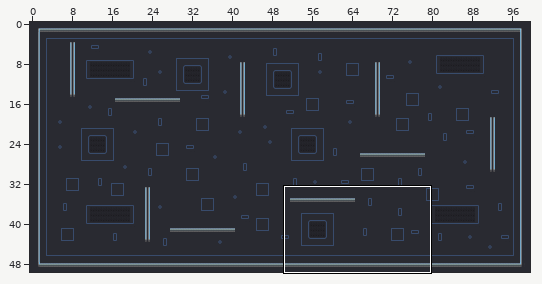
Tiled map -- Alphas/Alphas/assets/map/map.tmx. Above, an overview of the earlier version with the close-up marked.
Close-up. The starting point:
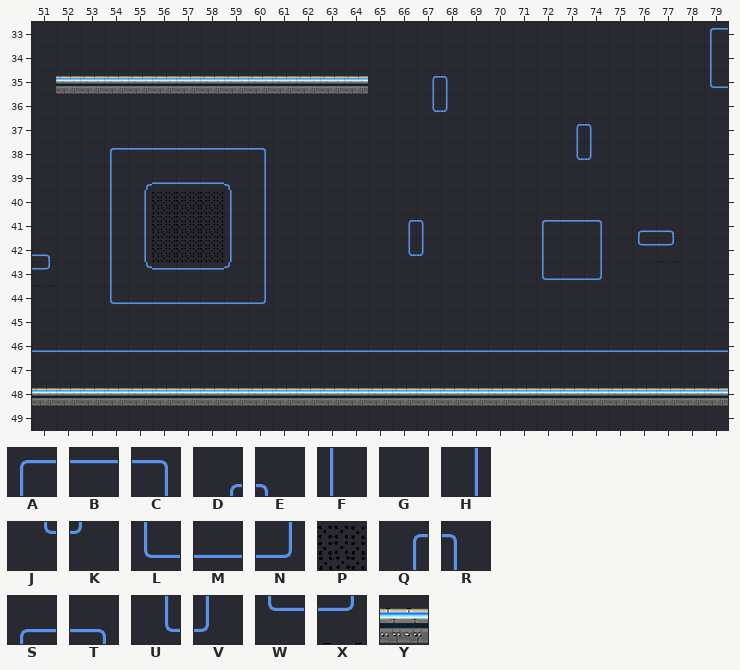
Cells are 64x64 px. Shown: x 51..79, y 33..49. The commit also changed other parts of the map, which this record leaves out. The old version is drawn lined up with the new one.
Key: from "floor_SpriteSheet": A 0, B 1, C 2, D 3, E 4, F 8, G 9, H 10, J 11, K 12, L 16, M 17, N 18, P 20, Q 24, R 25, S 26, T 27, U 32, V 33, W 34, X 35, Y 41.
_ is an empty cell.
Layer "Capa de Patrones 1" before, first column x 51:
33 GGGGGGGGGGGGGGGGGGGGGGGGGGGGA
34 GGGGGGGGGGGGGGGGGGGGGGGGGGGGF
35 GYYYYYYYYYYYYYGGQRGGGGGGGGGGL
36 GGGGGGGGGGGGGGGGUVGGGGGGGGGGG
37 GGGGGGGGGGGGGGGGGGGGGGQRGGGGG
38 GGGABBBBBCGGGGGGGGGGGGUVGGGGG
39 GGGFDMMMEHGGGGGGGGGGGGGGGGGGG
40 GGGFHPPPFHGGGGGGGGGGGGGGGGGGG
41 GGGFHPPPFHGGGGGQRGGGGABCGSTGG
42 TGGFHPPPFHGGGGGUVGGGGFGHGWXGG
43 XGGFJBBBKHGGGGGGGGGGGLMNGGGGG
44 GGGLMMMMMNGGGGGGGGGGGGGGGGGGG
45 GGGGGGGGGGGGGGGGGGGGGGGGGGGGG
46 MMMMMMMMMMMMMMMMMMMMMMMMMMMMM
47 GGGGGGGGGGGGGGGGGGGGGGGGGGGGG
48 YYYYYYYYYYYYYYYYYYYYYYYYYYYYY
49 GGGGGGGGGGGGGGGGGGGGGGGGGGGGG
Now the later version:
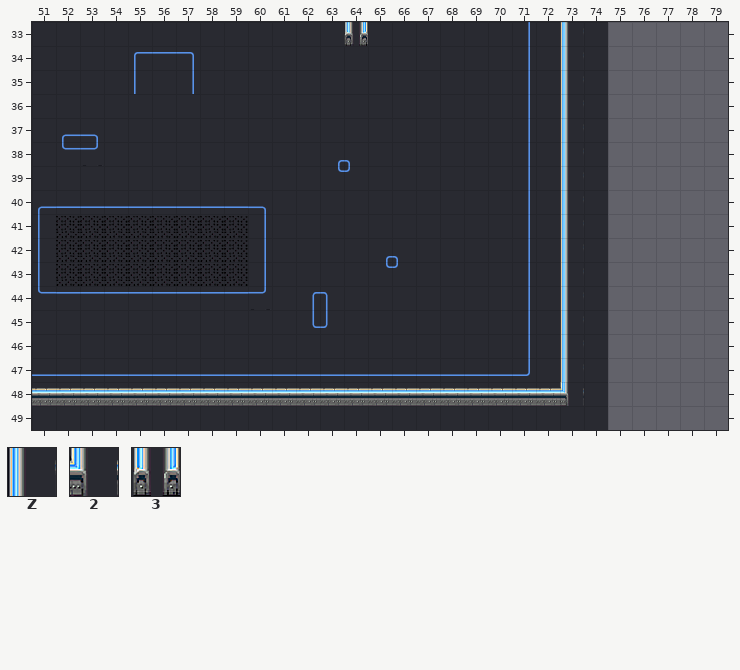
Further tiles: from "floor_SpriteSheet": Z 48, 2 57, 3 59.
The exact change:
Changed rows in their new state; . is an unchanged cell.
map size 100x50 -> 75x50 cells
Layer "Capa de Patrones 1":
first column x 51:
33 .............3......H.Z._____
34 ....ABC.............H.Z._____
35 .GGGFGHGGGGGGG..GG..H.Z._____
36 ................GG..H.Z._____
37 .ST.................H.ZG_____
38 .WXGGGGGGG..DE......H.ZG_____
39 ...GGGGGGG..JK......H.Z._____
40 SMMMMMMMMT..........H.Z._____
41 FPPPP...P......GG...HGZG_____
42 FPPPP...P.....DEG...HGZG_____
43 FPPPPPPPP.....JK....HGZG_____
44 WBBBBBBBBX.QR.......H.Z._____
45 ...........UV.......H.Z._____
46 GGGGGGGGGGGGGGGGGGGGHGZG_____
47 MMMMMMMMMMMMMMMMMMMMN.Z._____
48 ......................2G_____
49 ........................_____
Changed places in both close-ups, as pixel boxes (x1, y1, x2, y2):
changed: (32, 22, 728, 430)
